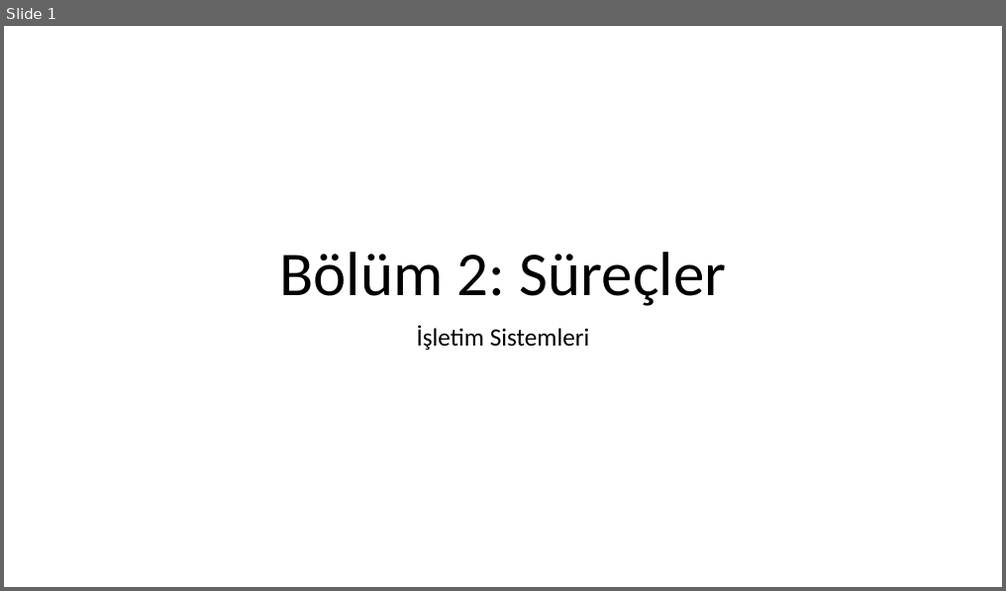
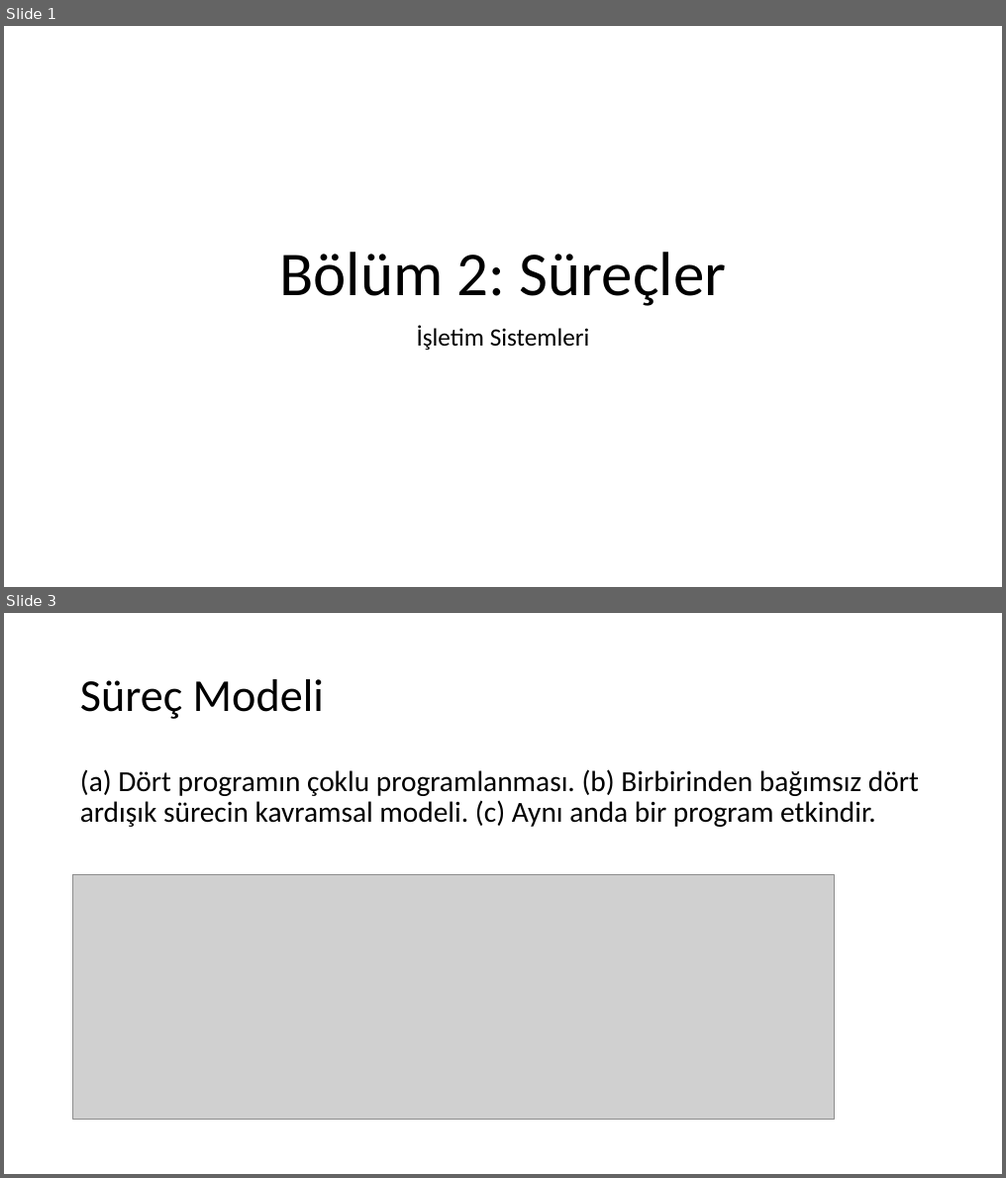
Before and after one commit to sercankulcu/sercankulcu.github.io, a slide deck: assets/teaching/os/2_Bolum_2_Surecler.pptx. Shown one above the other, each under a label of ours: slide 1 before the commit, slides 1 and 3 after it; the slides between them are not shown. The pictures are 1006x591 and 1006x1178 pixels, drawn with LibreOffice and Linux fonts; fonts in the diff are those of the drawing; grey boxes stand for pictures. Boxes give left, top, right and bottom in pixels: in the first picture for what was removed or moved away, otherwise in the second. Text is boxed around its words. In the diff, an @@ line names an element or a change of style, - is before the commit and + after.

```diff
--- a/assets/teaching/os/2_Bolum_2_Surecler.pptx
+++ b/assets/teaching/os/2_Bolum_2_Surecler.pptx
@@ slide 3 added at [4, 613, 1002, 1174], background #FFFFFF @@
@@ title added at [80, 679, 324, 719], 44 pt, text #000000 @@
+Süreç Modeli
@@ text added at [80, 769, 919, 827], 28 pt, text #000000 @@
+(a) Dört programın çoklu programlanması. (b) Birbirinden bağımsız dört ardışık sürecin kavramsal modeli. (c) Aynı anda bir program etkindir.
@@ picture added at [73, 875, 835, 1119] @@
```
Also in this commit, not shown: 1 slide changed, 1 other file.
